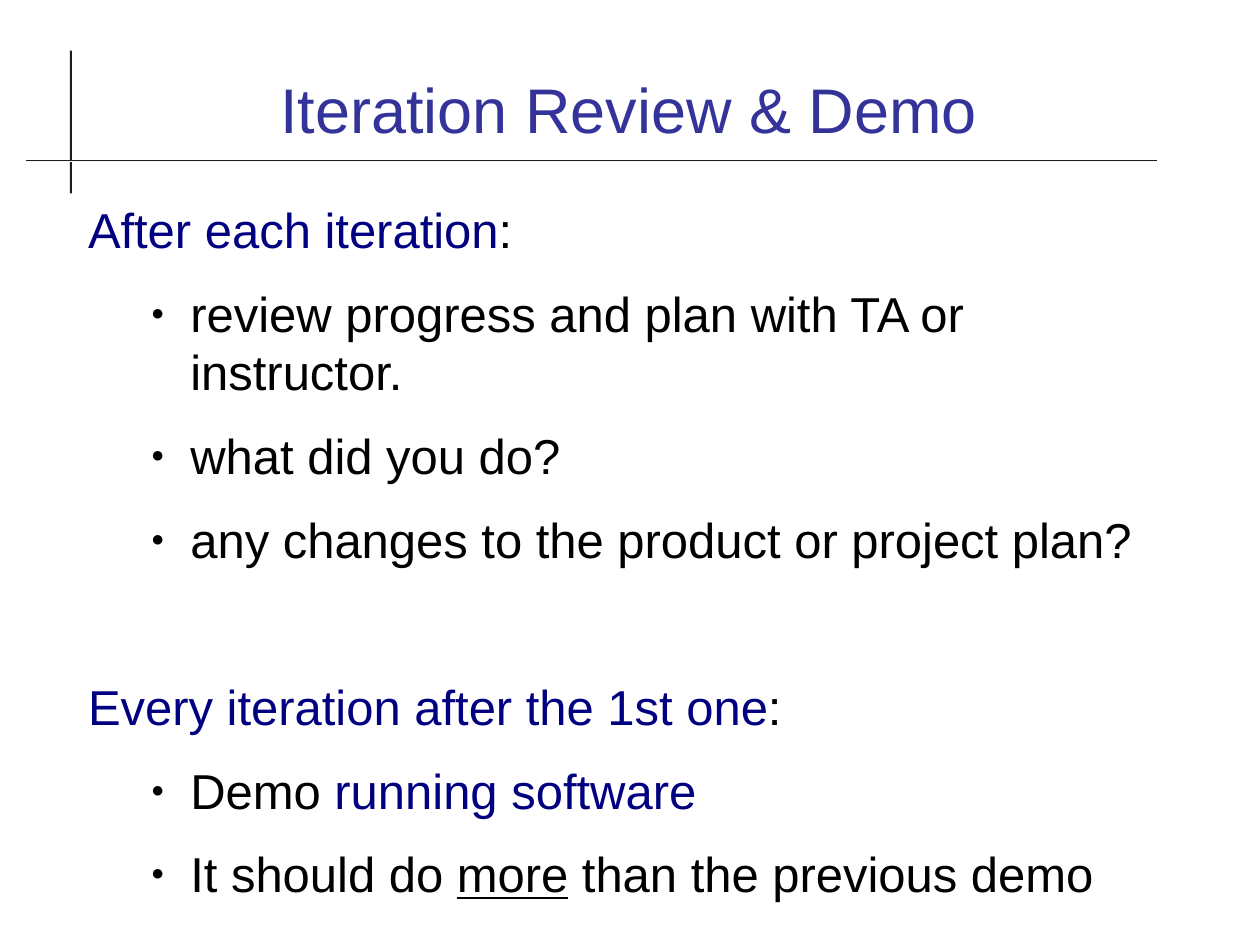
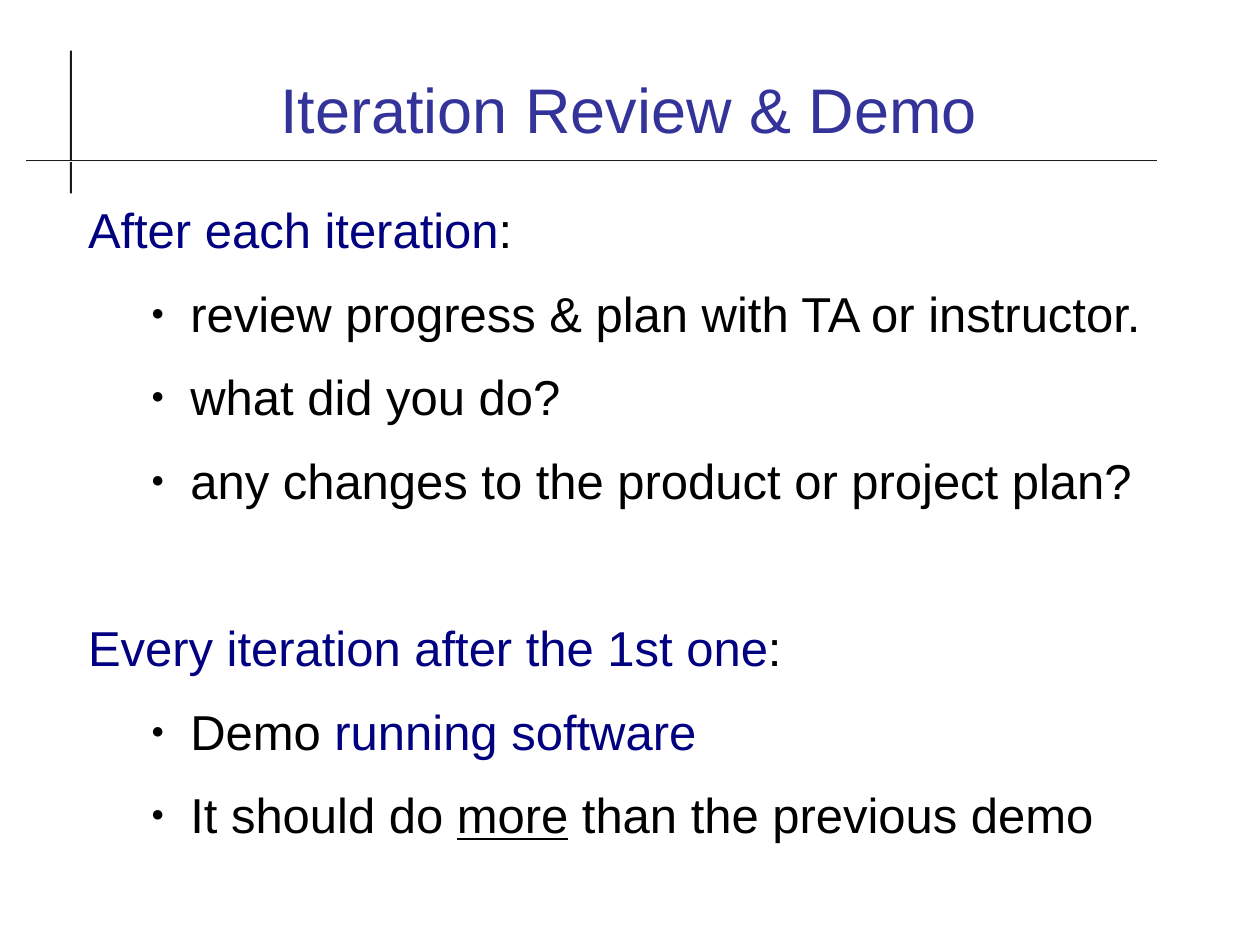
Before and after one commit to cpske/ISP, a slide deck: slide 24 of assignment/project/Iteration1.odp (slide 21 before the commit). Drawn at 1260x945 pixels with LibreOffice and Linux fonts; fonts in the diff are those of the drawing. Boxes give left, top, right and bottom in pixels: in the first picture for what was removed or moved away, otherwise in the second. Text is boxed around its words. In the diff, an @@ line names an element or a change of style, - is before the commit and + after.

Commit message:
iteration 1 guidance (week8)

```diff
--- a/assignment/project/Iteration1.odp
+++ b/assignment/project/Iteration1.odp
@@ text at (190, 296, 1140, 342): text changed @@
-  ● review progress and plan with TA or instructor.
+  ● review progress & plan with TA or instructor.
```
Also in this commit, not shown: 9 other slides changed, 3 slides added, 1 slide removed, 6 other files.
